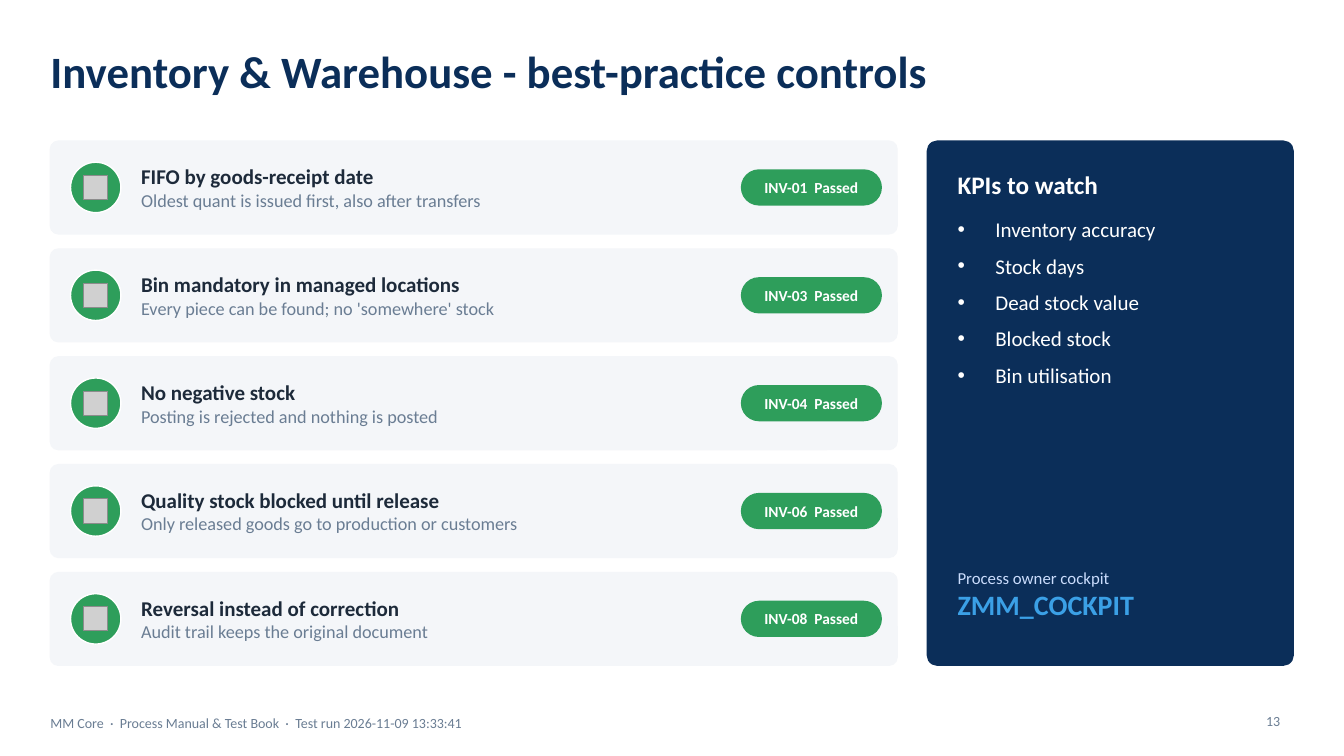
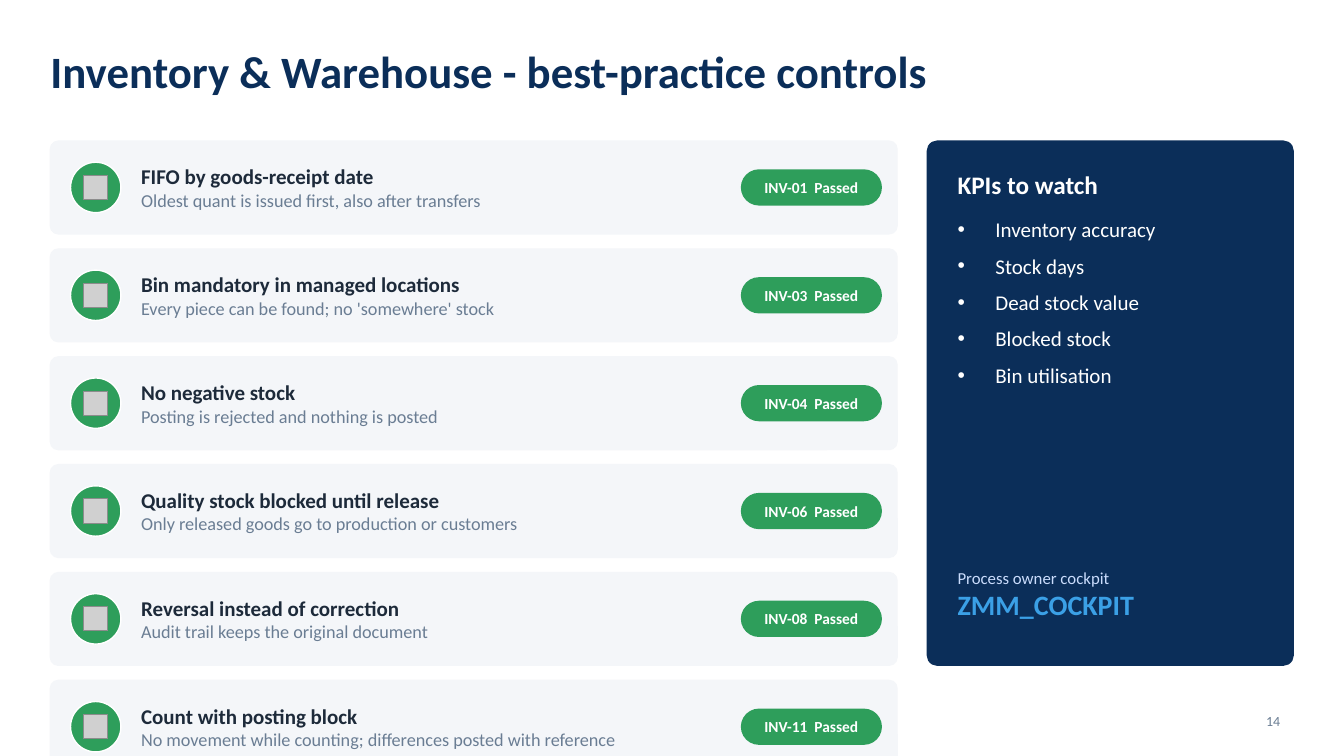
Before and after one commit to coolman1984/AI, a slide deck: slide 14 of web/static/manuals/MM_Core_Process_Test_Book.pptx (slide 13 before the commit). Drawn at 1344x756 pixels with LibreOffice and Linux fonts; fonts in the diff are those of the drawing; grey boxes stand for pictures. Boxes give left, top, right and bottom in pixels: in the first picture for what was removed or moved away, otherwise in the second. Text is boxed around its words. In the diff, an @@ line names an element or a change of style, - is before the commit and + after.

```diff
--- a/web/static/manuals/MM_Core_Process_Test_Book.pptx
+++ b/web/static/manuals/MM_Core_Process_Test_Book.pptx
@@ rounded rectangle added at (x1=50, y1=681, x2=897, y2=756), fill #F4F6F9, outline #F4F6F9 1 pt @@
@@ text at (x1=50, y1=716, x2=409, y2=732): text changed @@
-MM Core · Process Manual & Test Book · Test run 2026-11-09 13:33:41
+MM Core · Process Manual & Test Book · Test run 2026-11-10 09:30:35
@@ ellipse added at (x1=71, y1=702, x2=121, y2=752), fill #2E9E5B, outline #FFFFFF 1 pt @@
@@ picture added at (x1=84, y1=715, x2=108, y2=739) @@
@@ text added at (x1=141, y1=709, x2=615, y2=749), 13 pt, text #6A7D93 @@
+Count with posting block
+No movement while counting; differences posted with reference
@@ rounded rectangle added at (x1=741, y1=709, x2=882, y2=745), fill #2E9E5B, 11 pt, text #FFFFFF, bold @@
+INV-11 Passed
@@ page number at (x1=1266, y1=717, x2=1280, y2=726): text changed @@
-13
+14
```
Also in this commit, not shown: 33 other slides changed, 4 slides added, 43 other files.
